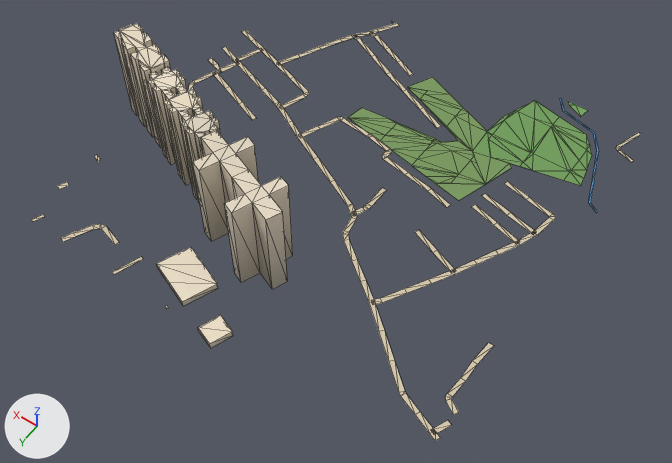
A saved change to the glTF model public/assets/bengaluru-region-v1/tiles/t33_-22-l0.glb.
The view is the same before and after, from a 50 mm camera at (16359.0, -10180.0, 784.0) aimed at (16716.0, -10680.0, -3.0). Every picture has the same lights, and +X, +Y and +Z are marked at lower left. The first picture is the older version. Mesh edges are drawn as thin lines. Vertices at exactly the same position are counted once.

Before the edit, the objects in view are built like this:
```python
me_building = bpy.data.meshes.new('building')
me_building.from_pydata(...)  # 298 vertices, 464 faces; spans x 217.0..518.0, y 286.0..509.0, z 0.0..117.0
me_building.materials.append(mat_building)
me_ground = bpy.data.meshes.new('ground')
me_ground.from_pydata(...)  # 423 vertices, 416 faces; spans x -3.0..503.0, y -2.0..501.0, z 1.0
me_ground.materials.append(mat_ground)
ob_building = bpy.data.objects.new('building', me_building)
ob_building.location = (16500.0, -11000.0, 0.0)
ob_ground = bpy.data.objects.new('ground', me_ground)
ob_ground.location = (16500.0, -11000.0, 0.0)
```
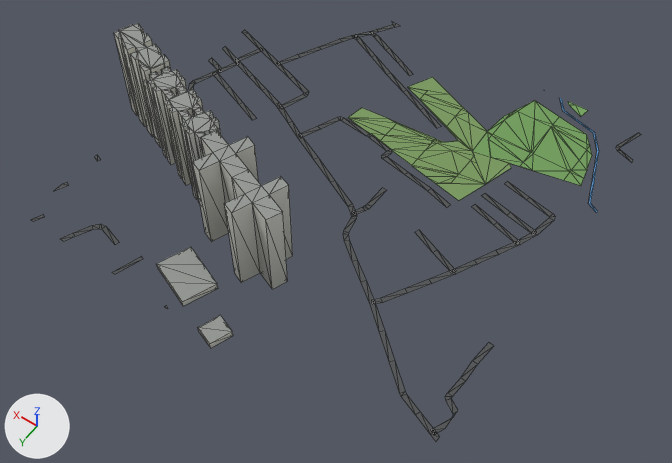
Scene script edits in JSON lines:
```json
{"block": "me_building", "where": "# used by ob_building; location = (16500.0, -11000.0, 0.0)"}
{"op": "remove", "block": "me_building", "code": "me_building.from_pydata(...)  # 298 vertices, 464 faces; spans x 217.0..518.0, y 286.0..509.0, z 0.0..117.0"}
{"op": "add", "block": "me_building", "code": "me_building.from_pydata(...)  # 298 vertices, 608 faces; spans x 217.0..518.0, y 286.0..509.0, z 0.0..117.0"}
{"block": "me_building", "change": "me_building part 1: 464 kept faces spanning x 217.0..518.0, y 286.0..509.0, z 0.0..117.0 get new vertex colours"}
{"block": "me_building", "change": "edits to the shape of me_building do not show in these pictures"}
{"block": "me_ground", "where": "# used by ob_ground; location = (16500.0, -11000.0, 0.0)"}
{"op": "remove", "block": "me_ground", "code": "me_ground.from_pydata(...)  # 423 vertices, 416 faces; spans x -3.0..503.0, y -2.0..501.0, z 1.0"}
{"op": "add", "block": "me_ground", "code": "me_ground.from_pydata(...)  # 434 vertices, 427 faces; spans x 0.0..500.0, y 0.0..500.0, z 1.0"}
{"block": "me_ground", "change": "me_ground part 2: 15 vertices moved from x 232.0..501.0, y 162.0..207.0, z 1.0 to x 229.0..500.0, y 162.0..206.0, z 1.0; 11 vertices removed from x 229.0..501.0, y -2.0..201.0, z 1.0; 13 vertices added at x 229.0..500.0, y 0.0..203.0, z 1.0"}
{"block": "me_ground", "change": "me_ground part 3: 14 vertices moved from x 250.0..503.0, y 390.0..501.0, z 1.0 to x 250.0..500.0, y 390.0..500.0, z 1.0"}
{"block": "me_ground", "change": "me_ground part 4: 2 vertices moved from x -1.0..1.0, y 44.0..48.0, z 1.0 to x 0.0, y 44.0..48.0, z 1.0; 4 vertices removed from x 9.0..24.0, y -1.0..34.0, z 1.0; 9 vertices added at x 9.0..136.0, y 0.0..33.0, z 1.0"}
{"block": "me_ground", "change": "me_ground part 5: 2 vertices moved from x -3.0..1.0, y 444.0..466.0, z 1.0 to x 0.0, y 450.0..460.0, z 1.0; 3 vertices removed from x -2.0..3.0, y 429.0..461.0, z 1.0; 7 vertices added at x 0.0..1.0, y 428.0..467.0, z 1.0"}
{"block": "me_ground", "change": "me_ground part 6: 232 kept faces spanning x 0.0..500.0, y 24.0..500.0, z 1.0 get new vertex colours; the middle colour goes from beige #d7c9ae to dark grey #535556"}
```

Changed parts and their boxes [x1, y1, x2, y2] in the pictures (672 x 463 px; the box of a moved part takes in the faces that stretch with it):
```json
{"object": "ground", "change": "reshaped", "before": [31, 21, 641, 441], "after": [30, 21, 641, 442]}
{"part": 1, "of": "me_building", "change": "recoloured", "before": [114, 23, 293, 347], "after": [114, 23, 293, 347], "on screen": "darker"}
{"part": 2, "of": "me_ground", "change": "moved or reshaped", "before": [209, 21, 408, 175], "after": [209, 21, 405, 175]}
{"part": 3, "of": "me_ground", "change": "moved or reshaped", "before": [31, 155, 168, 309], "after": [30, 155, 168, 309]}
{"part": 4, "of": "me_ground", "change": "moved or reshaped", "before": [616, 132, 641, 162], "after": [616, 133, 641, 162]}
{"part": 5, "of": "me_ground", "change": "moved or reshaped", "before": [430, 400, 459, 441], "after": [430, 400, 458, 442]}
{"part": 6, "of": "me_ground", "change": "recoloured", "before": [31, 29, 633, 435], "after": [31, 29, 633, 435]}
```
